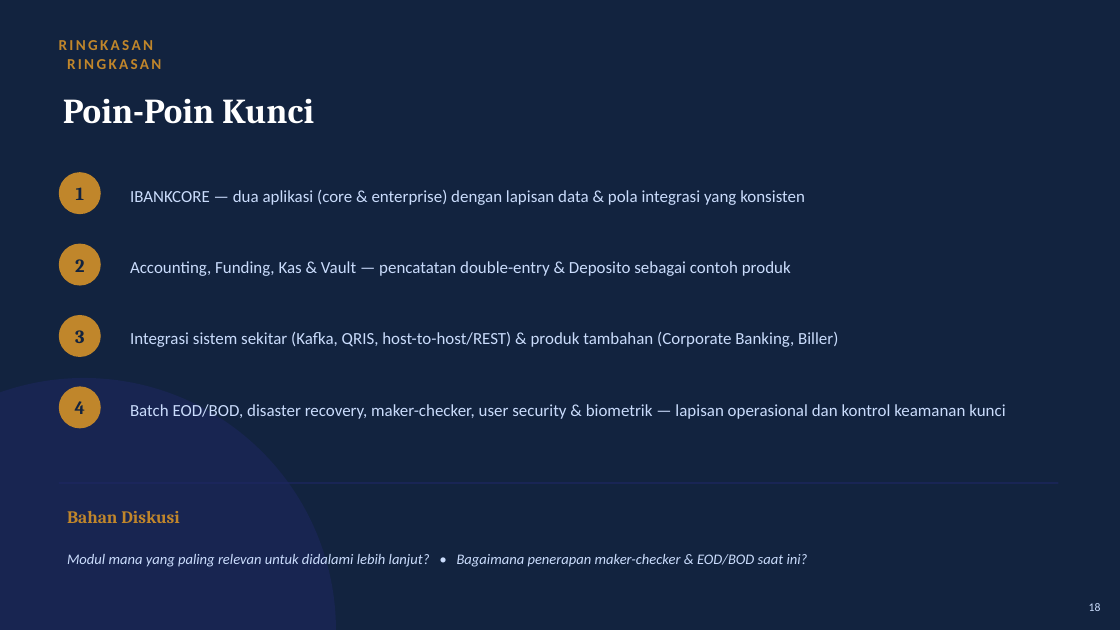
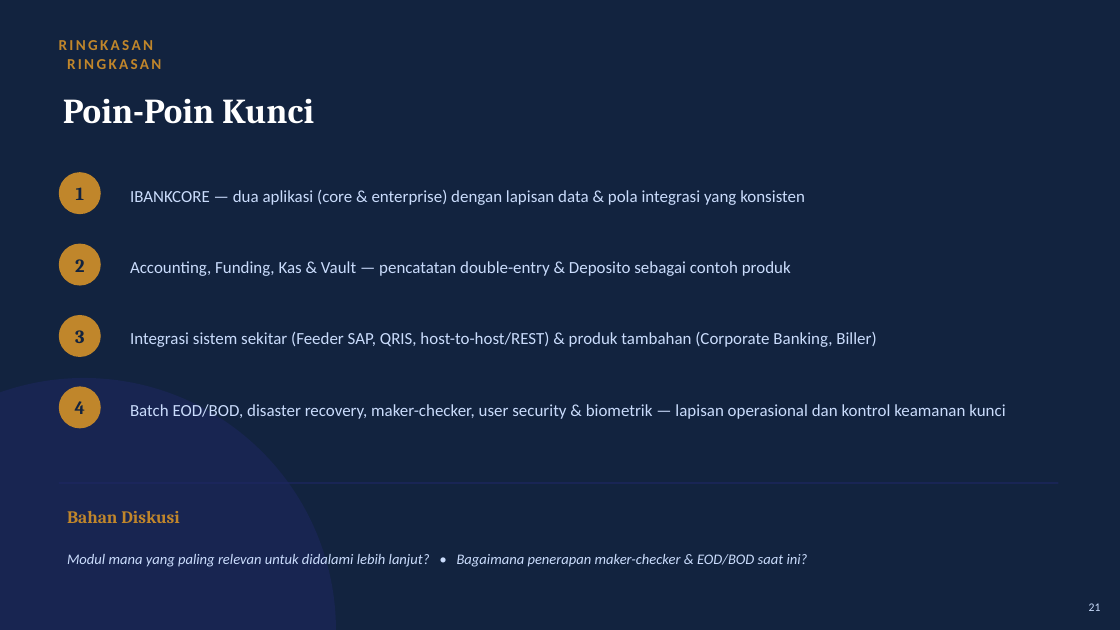
Before and after one commit to wisnu/ibankcore-training-materials, a slide deck: slide 21 of deployments/cgs-pos/dist/materi_training_ibankcore.pptx (slide 18 before the commit). Drawn at 1120x630 pixels with LibreOffice and Linux fonts; fonts in the diff are those of the drawing. Boxes give left, top, right and bottom in pixels: in the first picture for what was removed or moved away, otherwise in the second. Text is boxed around its words. In the diff, an @@ line names an element or a change of style, - is before the commit and + after.

```diff
--- a/deployments/cgs-pos/dist/materi_training_ibankcore.pptx
+++ b/deployments/cgs-pos/dist/materi_training_ibankcore.pptx
@@ text at (x1=130, y1=332, x2=876, y2=347): text changed @@
-Integrasi sistem sekitar (Kafka, QRIS, host-to-host/REST) & produk tambahan (Corporate Banking, Biller)
+Integrasi sistem sekitar (Feeder SAP, QRIS, host-to-host/REST) & produk tambahan (Corporate Banking, Biller)
@@ text at (x1=1089, y1=603, x2=1101, y2=611): text changed @@
-18
+21
```
Also in this commit, not shown: 14 other slides changed, 3 slides added, 9 other files.
